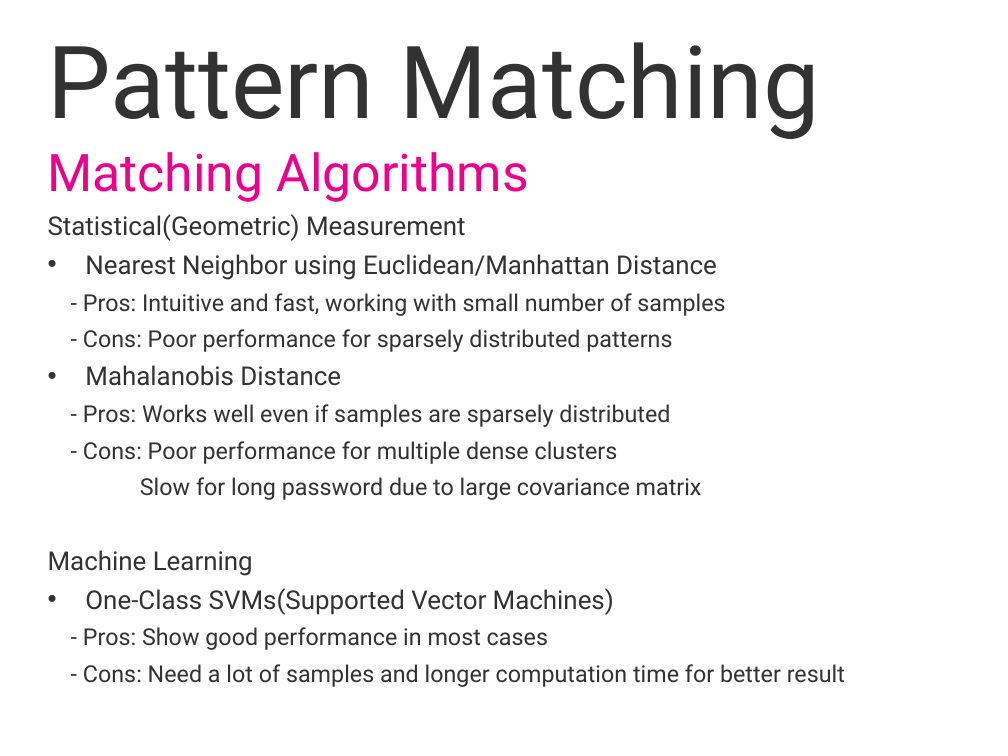
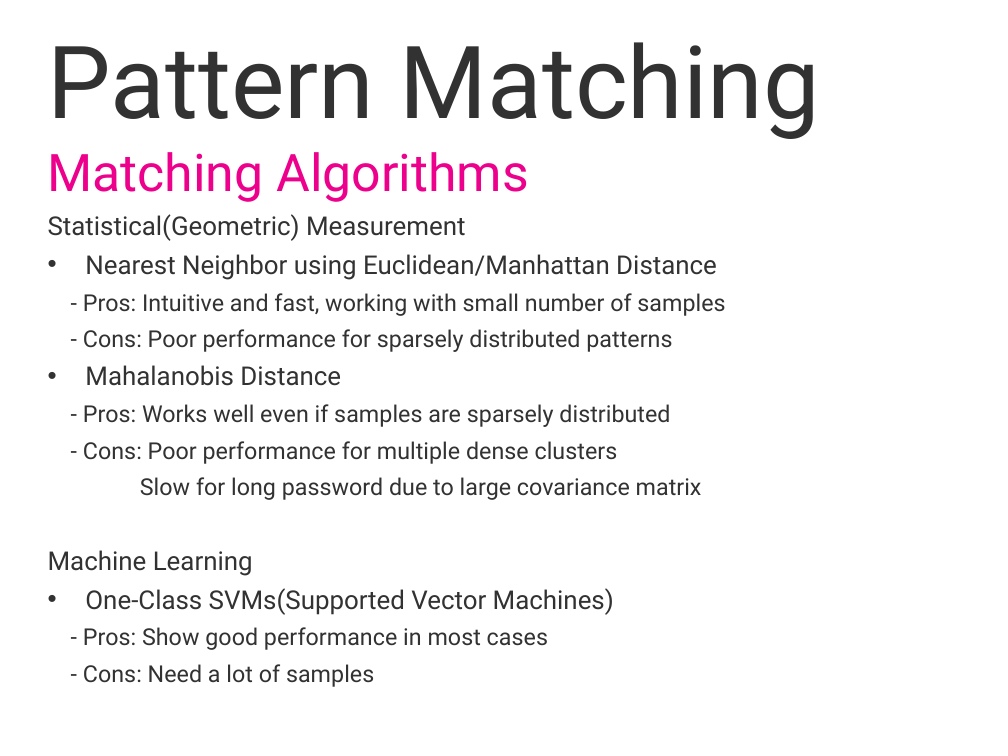
Before and after one commit to swift-fox/ksd-auth, a slide deck: slide 7 of ksd-auth.pptx. Drawn at 1008x756 pixels with LibreOffice and Linux fonts; fonts in the diff are those of the drawing; background and template pictures are left out. Boxes give left, top, right and bottom in pixels: in the first picture for what was removed or moved away, otherwise in the second. Text is boxed around its words. In the diff, an @@ line names an element or a change of style, - is before the commit and + after.

```diff
--- a/ksd-auth.pptx
+++ b/ksd-auth.pptx
@@ text at (83, 664, 374, 687): text changed @@
-    - Cons: Need a lot of samples and longer computation time for better result
+    - Cons: Need a lot of samples
```
Also in this commit, not shown: 4 other slides changed.
